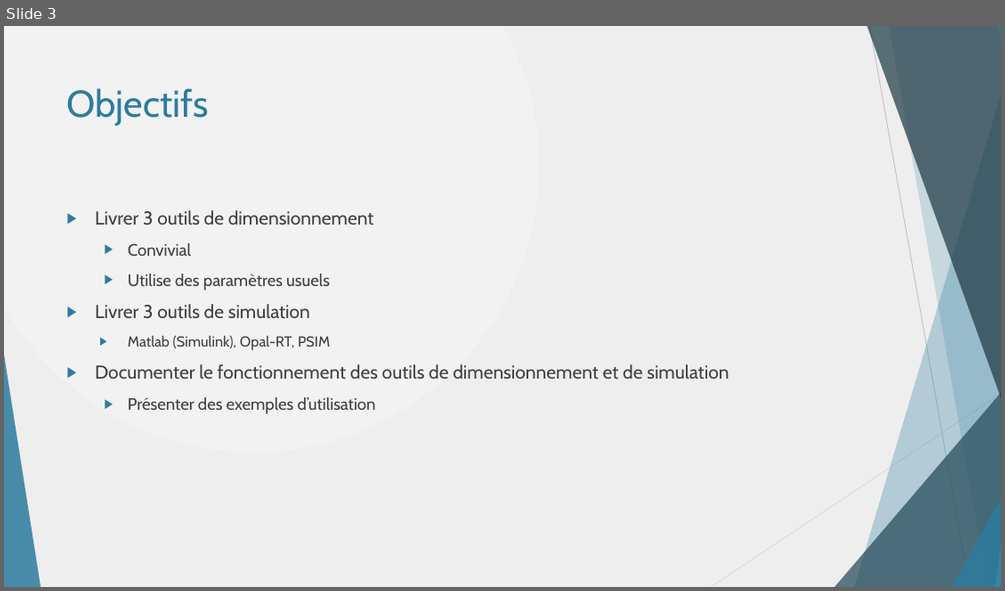
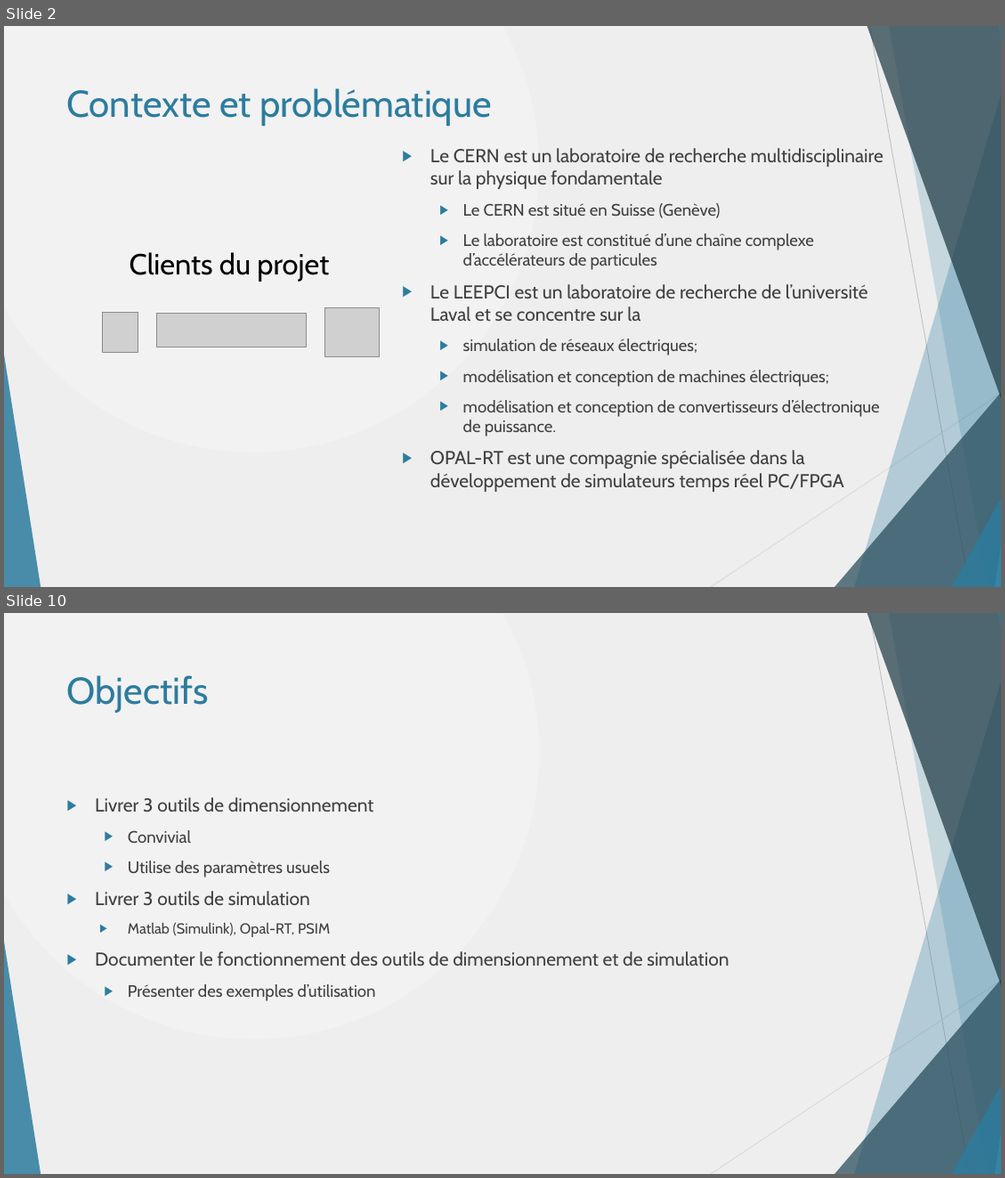
Before and after one commit to danthib76/DesignIV, a slide deck: Remise/Remise 1/Presentation_Remise_1.pptx. Shown one above the other, each under a label of ours: slide 3 before the commit, slides 2 and 10 after it; the slides between them are not shown. The pictures are 1005x591 and 1005x1178 pixels, drawn with LibreOffice and Linux fonts; fonts in the diff are those of the drawing; grey boxes stand for pictures. Boxes give left, top, right and bottom in pixels: in the first picture for what was removed or moved away, otherwise in the second. Text is boxed around its words. In the diff, an @@ line names an element or a change of style, - is before the commit and + after.

```diff
--- a/Remise/Remise 1/Presentation_Remise_1.pptx
+++ b/Remise/Remise 1/Presentation_Remise_1.pptx
@@ slide 2 added at box(4, 26, 1001, 587), background gradient #F2F2F2 to #EEEEEE; not listed: 10 template elements that a slide beside it also shows @@
@@ title added at box(67, 88, 492, 126), 36 pt, text #2C7C9F @@
+Contexte et problématique
@@ text added at box(430, 148, 883, 491), 16 pt, text #404040 @@
+▶ Le CERN est un laboratoire de recherche multidisciplinaire sur la physique fondamentale
+  ▶ Le CERN est situé en Suisse (Genève)
+  ▶ Le laboratoire est constitué d’une chaîne complexe d’accélérateurs de particules
+▶ Le LEEPCI est un laboratoire de recherche de l’université Laval et se concentre sur la
+  ▶ simulation de réseaux électriques;
+  ▶ modélisation et conception de machines électriques;
+  ▶ modélisation et conception de convertisseurs d’électronique de puissance.
+▶ OPAL-RT est une compagnie spécialisée dans la développement de simulateurs temps réel PC/FPGA
@@ text added at box(129, 252, 329, 281), 28 pt, text #000000 @@
+Clients du projet
@@ picture added at box(102, 313, 138, 353) @@
@@ picture added at box(156, 313, 306, 346) @@
@@ picture added at box(325, 307, 380, 356) @@
@@ what was slide 3 is now slide 10 @@
```
Also in this commit, not shown: 9 slides changed, 7 other slides added, 6 slides removed.
